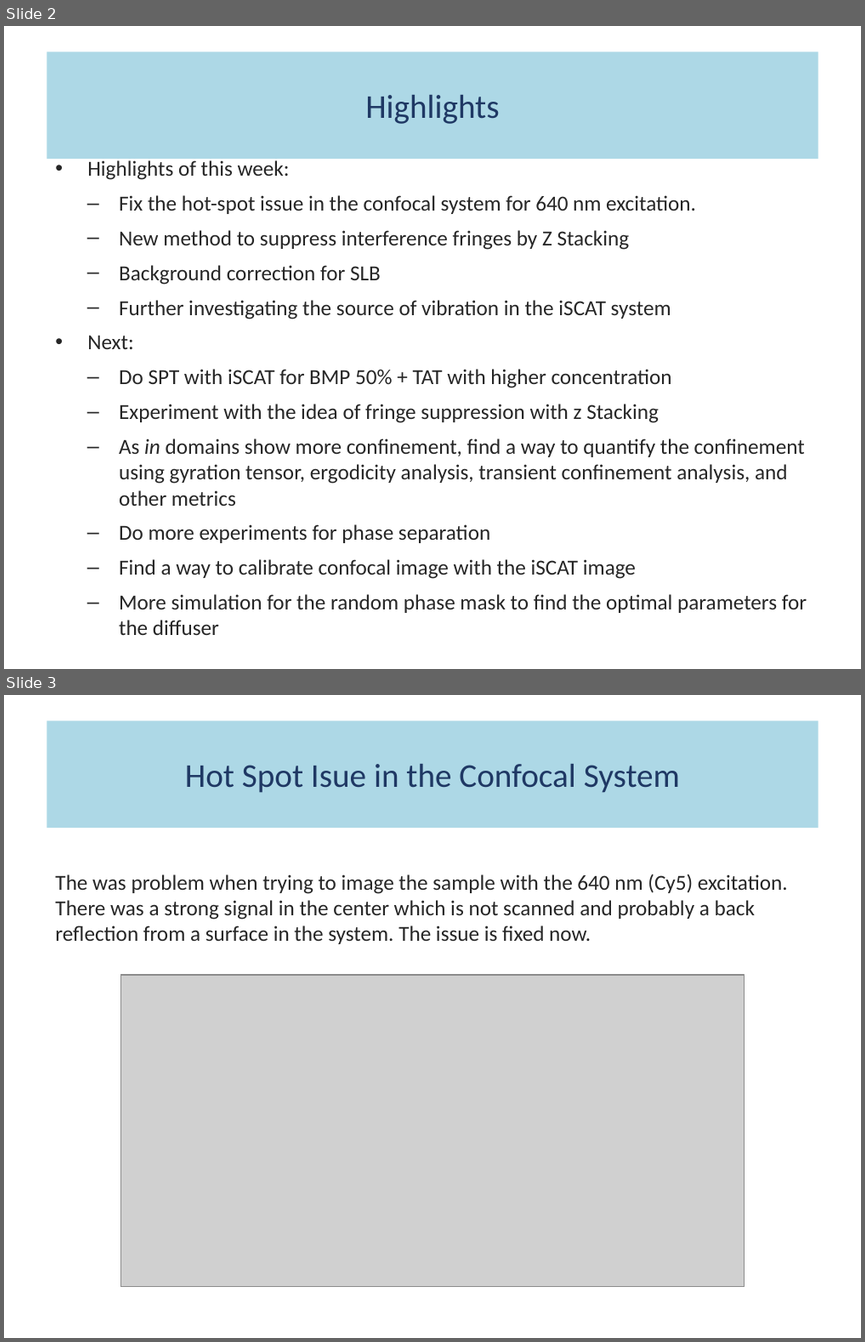
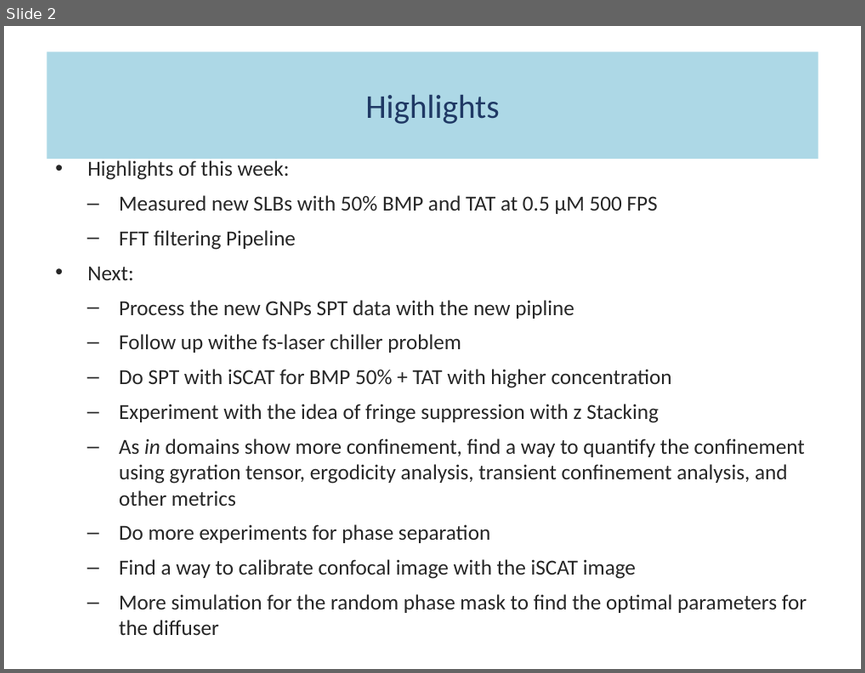
Before and after one commit to fathi0amir/ppt-with-quarto, a slide deck: main.pptx. Shown one above the other, each under a label of ours: slides 2 and 3 before the commit, slide 2 after it. The pictures are 865x1342 and 865x673 pixels, drawn with LibreOffice and Linux fonts; fonts in the diff are those of the drawing; grey boxes stand for pictures. Boxes give left, top, right and bottom in pixels: in the first picture for what was removed or moved away, otherwise in the second. Text is boxed around its words. In the diff, an @@ line names an element or a change of style, - is before the commit and + after.

```diff
--- a/main.pptx
+++ b/main.pptx
@@ slide 3 removed at (4, 695, 861, 1338), background #FFFFFF @@
@@ title removed at (46, 721, 818, 828) @@
-Hot Spot Isue in the Confocal System
@@ text removed at (55, 873, 788, 944) @@
-The was problem when trying to image the sample with the 640 nm (Cy5) excitation. There was a strong signal in the center which is not scanned and probably a back reflection from a surface in the system. The issue is fixed now.
@@ picture removed at (120, 975, 744, 1287) @@
@@ slide 2 changed as well @@
@@ text at (119, 195, 658, 250): text changed @@
-  – Fix the hot-spot issue in the confocal system for 640 nm excitation.
-  – New method to suppress interference fringes by Z Stacking
-  – Background correction for SLB
-  – Further investigating the source of vibration in the iSCAT system
+  – Measured new SLBs with 50% BMP and TAT at 0.5 µM 500 FPS
+  – FFT filtering Pipeline
@@ text at (119, 300, 574, 352): paragraphs added @@
+  – Process the new GNPs SPT data with the new pipline
+  – Follow up withe fs-laser chiller problem
```
Also in this commit, not shown: 2 other slides changed, 5 slides added, 5 other slides removed, 3 other files.
